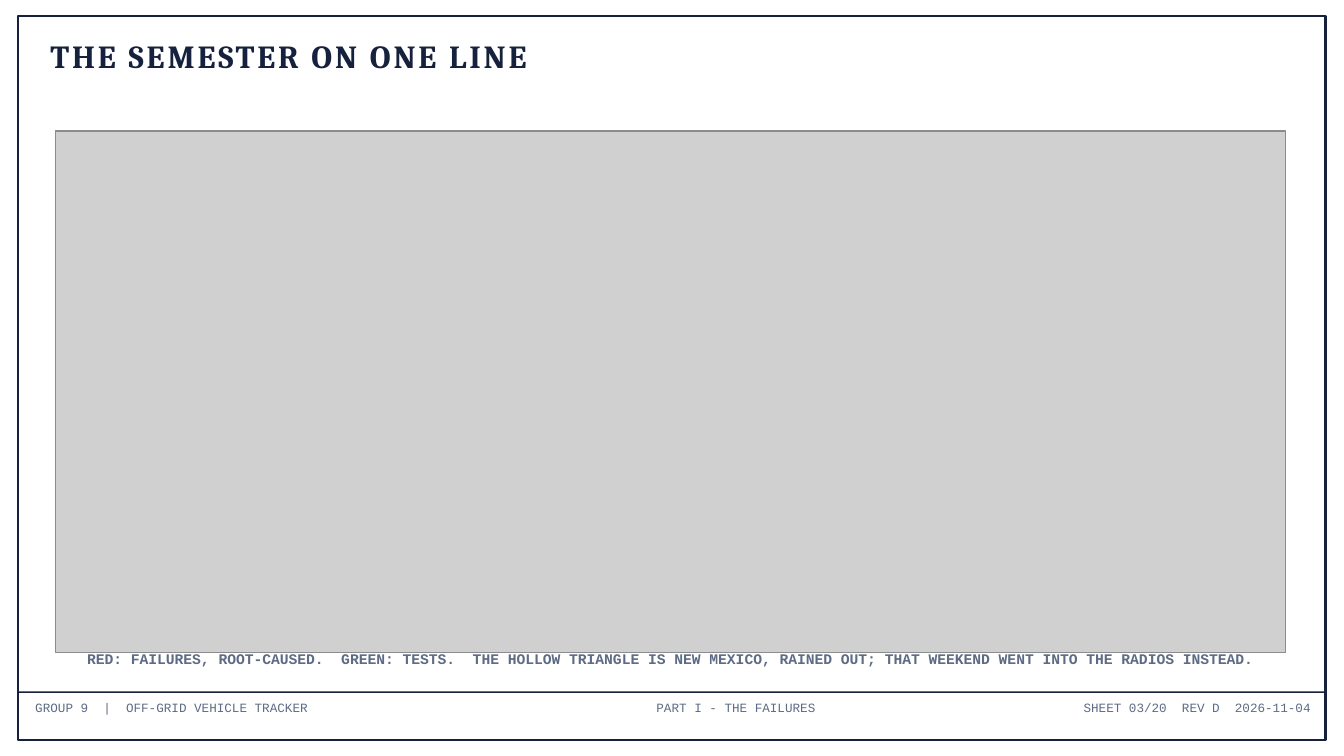
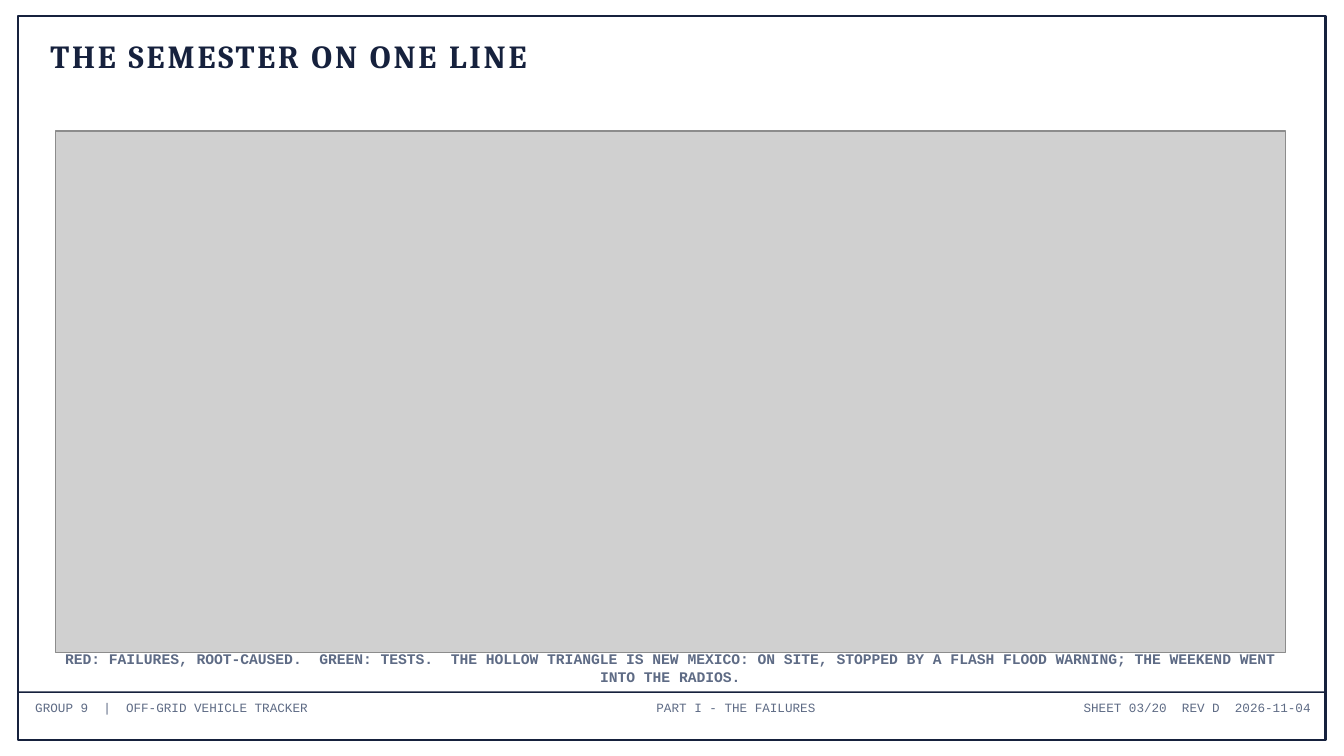
Before and after one commit to deosgracius/offgrid-vehicle-tracker, a slide deck: slide 3 of docs/presentations/Group9_Presentation.pptx. Drawn at 1344x756 pixels with LibreOffice and Linux fonts; fonts in the diff are those of the drawing; grey boxes stand for pictures. Boxes give left, top, right and bottom in pixels: in the first picture for what was removed or moved away, otherwise in the second. Text is boxed around its words. In the diff, an @@ line names an element or a change of style, - is before the commit and + after.

```diff
--- a/docs/presentations/Group9_Presentation.pptx
+++ b/docs/presentations/Group9_Presentation.pptx
@@ text at [65,654,1275,682]: text changed @@
-RED: FAILURES, ROOT-CAUSED. GREEN: TESTS. THE HOLLOW TRIANGLE IS NEW MEXICO, RAINED OUT; THAT WEEKEND WENT INTO THE RADIOS INSTEAD.
+RED: FAILURES, ROOT-CAUSED. GREEN: TESTS. THE HOLLOW TRIANGLE IS NEW MEXICO: ON SITE, STOPPED BY A FLASH FLOOD WARNING; THE WEEKEND WENT INTO THE RADIOS.
```
Also in this commit, not shown: 1 other slide changed, 19 other files.
